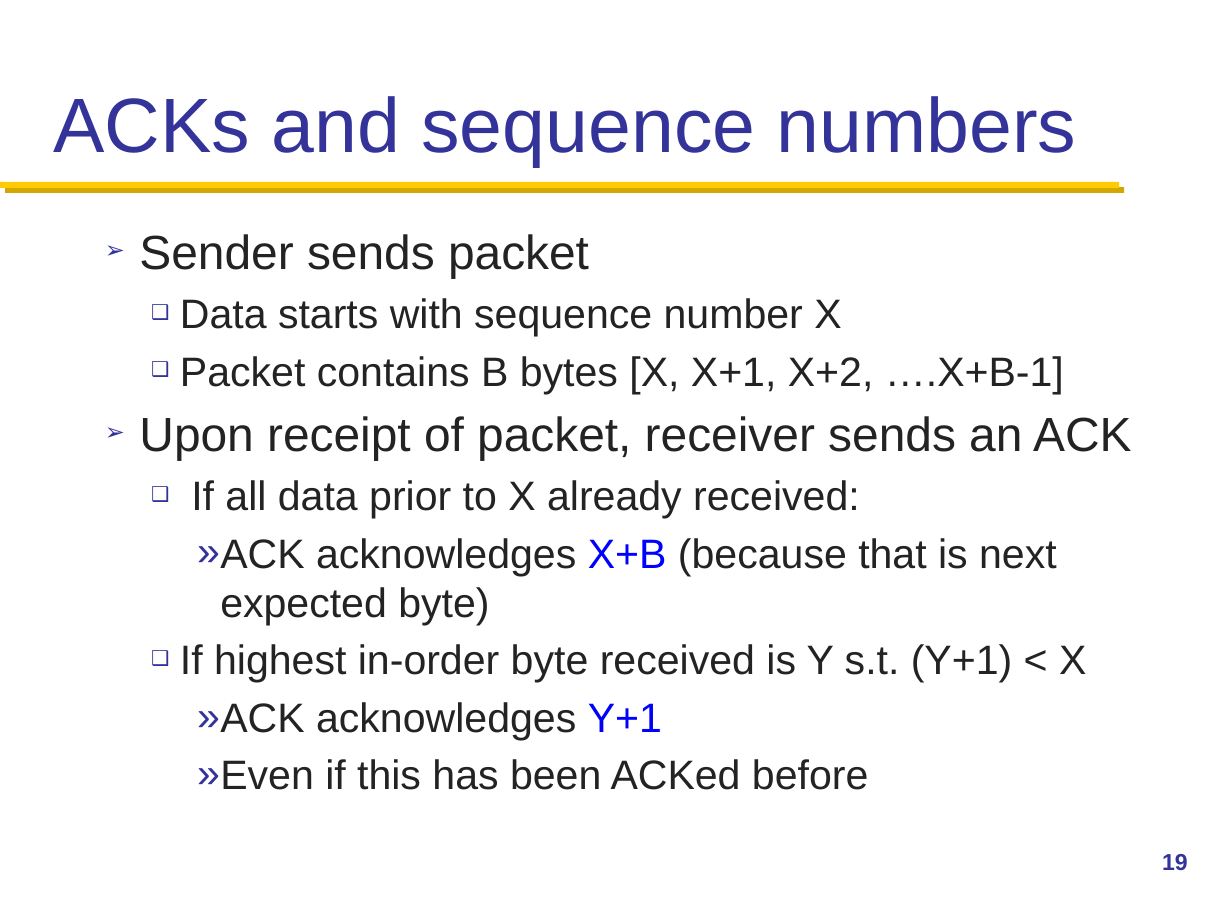
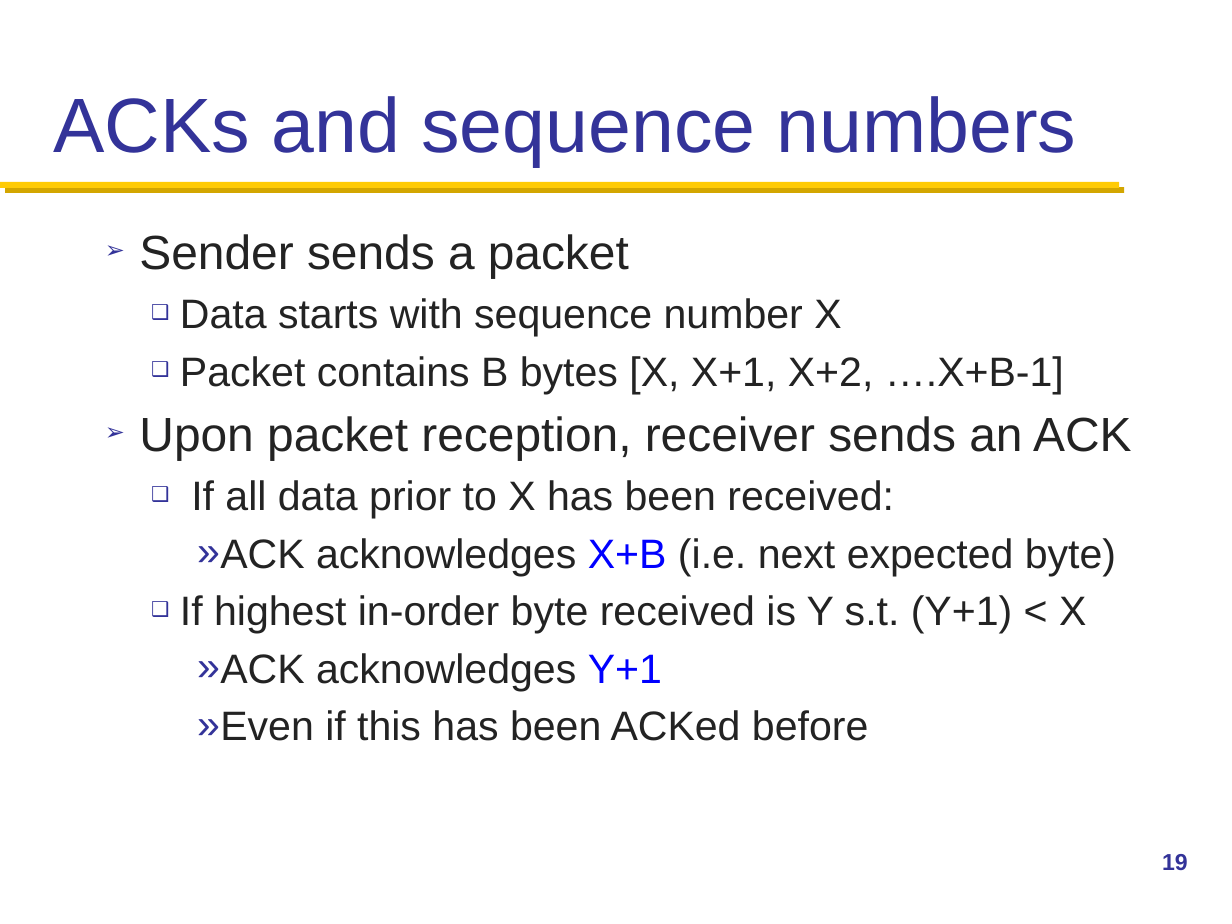
Before and after one commit to henryhxu/CSCI4430-ESTR4120, a slide deck: slide 19 of lec/lec7.pptx. Drawn at 1232x924 pixels with LibreOffice and Linux fonts; fonts in the diff are those of the drawing. Boxes give left, top, right and bottom in pixels: in the first picture for what was removed or moved away, otherwise in the second. Text is boxed around its words. In the diff, an @@ line names an element or a change of style, - is before the commit and + after.

```diff
--- a/lec/lec7.pptx
+++ b/lec/lec7.pptx
@@ text at [139,234,629,278]: text changed @@
-➢ Sender sends packet
+➢ Sender sends a packet
@@ text at [139,416,1131,576]: text changed @@
-➢ Upon receipt of packet, receiver sends an ACK
-  ❑ If all data prior to X already received:
-    » ACK acknowledges X+B (because that is next expected byte)
+➢ Upon packet reception, receiver sends an ACK
+  ❑ If all data prior to X has been received:
+    » ACK acknowledges X+B (i.e. next expected byte)
```
Also in this commit, not shown: 10 other slides changed, 2 slides added.
